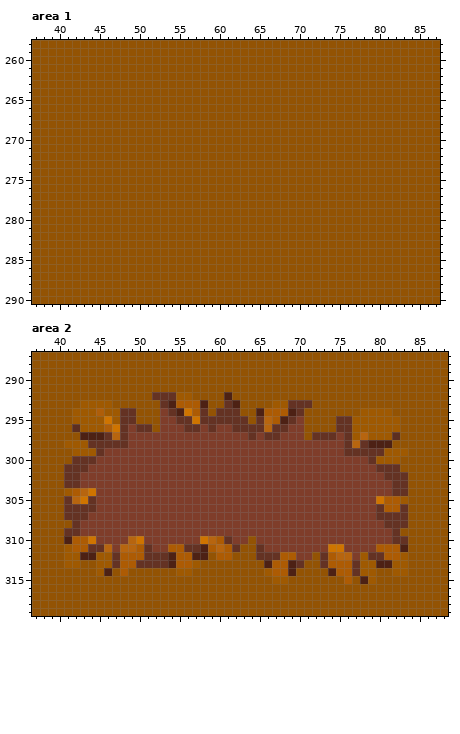
Edited in one commit: pixel-art file (Assets/Sprites/mapSprites.aseprite). This is how it looked before the edit.
320x320 pixels, 1 frame. Colours within 5 levels of each other are drawn and written as one. Shown: area 1: x 37..87, y 258..290; area 2: x 37..88, y 287..319. The commit also changed other parts of the picture, which this record leaves out.
New version:
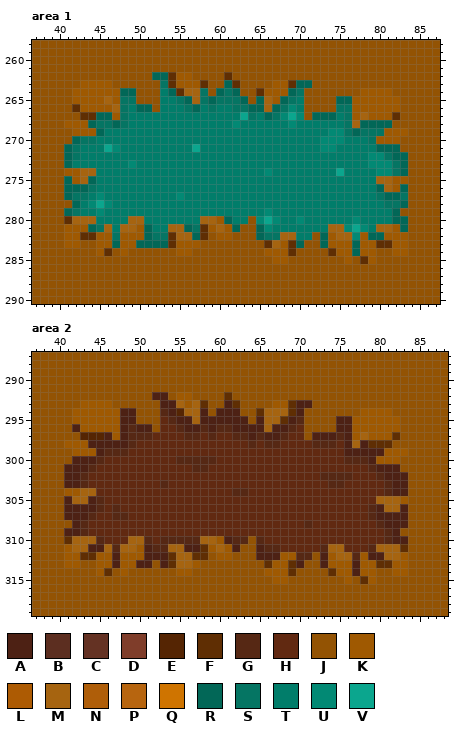
Palette (. is transparent): A #4d2114  B #5c2e20  C #643223  D #7f3d2a  E #552503  F #5f2e03  G #562814  H #612911  J #935303  K #9f5901  L #ad5b03  M #a66410  N #af5e09  P #b7650f  Q #cf7400  R #026757  S #057563  T #017d6a  U #028974  V #0ba68e
The edit:
Changed rows in their new state; - is an unchanged pixel.
Area 1:
first column x 41:
262 -----------RRFKK----F----------------------
263 --KKKK------SFKKKF--RF----KKFRR------------
264 -KKKKKKRR---TRFMMS-RSR--FKKKRS-------KKKK--
265 -KKKKMKSS---TTSRMSRSSSR-RMKRST----RRKKKKKK-
266 -FKKKKMSTRR-TTTSRTSTTSSRRMRSUT----SSKKKKKK-
267 --FFRRKSTTTTTTTTTTTTTTVSTRSUVU-RRRTSKMKKKF-
268 KKKRSSRSTTTTTTTTTTTTTUTTTTTTUTTTTTTSMRRRR--
269 -KKKRTTTTTTTTTTTTTTTTTTTTTTTTTTTTUUSRSSSKKK
270 -RSSTTTTTTTTTTTTTTTTTTTTTTTTTTTTUUUTTTSKKK-
271 RSTTTVUTTTTTTTTTVTTTTTTTTTTTTTTTUUTTTTTRRR-
272 RSTTTTTTTTTTTTTTTTTTTTTTTTTTTTTTTTTTTTUUSRR
273 RTTTTTTTUTTTTTTTTTTTTTTTTTTTTTTTTTTTTTUUUSR
274 KKMMTTTTTTTTTTTTTTTTTTTTTUTTTTTTTTVTTTTUUSR
275 RKMRTTTTTTTTTTTTTTTTTTTTTTTTTTTTTTTTTTTMMKK
276 RRRSTTTTTTTTTTTTTTTTTTTTTTTTTTTTTTTTTTTRMKR
277 RSSTUTTTTTTTTTUTTTTTTTTTTTTTTTTTTTTTTTTSRRS
278 -RTUVUTTTTTTTTTTTTTTTTTTTTTTTTTTTTTTTTTTSSR
279 RSTTUTTTTTTTTTTTTTTTTTTTTUTTTTTTTTTTTTTTTR-
280 FMMMTTTTMMTTTTTTTMMKRTT-UVUTTUTTTTTTUTTTTRR
281 KKKRSMTMMKRTTMMRSFKMKR--RUTTTTTTTMMUVUTMMKR
282 KKFFKKSKKKRSSFMMRF-KK---RSSMMTT-RKMMUKRRKKK
283 KK--KKRKKRRRRFKKK--------FMKFR--RKKKRKKFFKK
284 ----KF-K------KK---------KKKF----FKKRKK--KK
285 --------------------------KK-------K-FK----
Area 2:
first column x 41:
292 -----------AAJ------F----------------------
293 ------------A-MKMF--AF------FAA------------
294 ----K--AA---GAEMMA-AAA--FMMMFA-------------
295 -----K-AA---HGAAMAAAAAA-AMMFAG----AA-------
296 -A---KKAGAA-HHGAAGAGGAAAAMAAGH----AA-------
297 --EEEAKAGGGHHHHGGHGHHGGAGAAGHH-AAAGA-M---F-
298 ---AAAAAGHHHHHHHHHHHHHHGHGGHHHHGGGHAMAFFF--
299 ----AGGGHHHHHHHHHHHHHHHHHHHHHHHHHHHAAAAA---
300 -AAAGHHHHHHHHHGGGGGHHHHHHHHHHHHHHHHGGGA----
301 AAAGHHHHHHHHHHHHGGHHHHHHHHHHHHHHHHHHHHGAAA-
302 AAGHHHHHHHHHHHHHHHHHHHHHHHHHHHHHGGGGHHHGAAA
303 AAGHHHHHHHHHGHHHHHHHHHHHHHHHHHHHHGGHHHHHGAA
304 -KMMHHHHHHHHHHHHHHHHHGGHHHHHHHHHHHHHHHHHGAA
305 AMMAGHHHHHHHHHHHHHHHHHHHHHHHHHHHHHHHHHHMMM-
306 AAAAGHGHHHHHHHHHHHHHHHHHHHHHHHHHHHHHHHGAMMA
307 AAAGHHGGHHHHHHHHHHHHHHHHHHHHHHHHHHHHHHGAAAA
308 -AGHHHHHHHHHHHHHHHHHHHHHHHHHHHGHHHHHHHHGAAA
309 AAGHHHHHHHHHHHHHHHHHHHHHHHHHHHHHHHHHHHHHGA-
310 FMMMGHHHMMGHGGGGGMMKAGG-GHHHHHHHHHHHHHHHGAA
311 -MMAAMGMMKAGGMMAAFKMKA--AGGHHHHHGMMHHHGMMMF
312 --FF--AKKKAAAFMMFF-KK---AAAKKGG-AKMMG-AAMM-
313 ------AKKAAJAFMM---------FKKFA--AKKKA--FF--
314 -----F-K------------------KKF----FKKA------
315 -----------------------------------K-F-----
